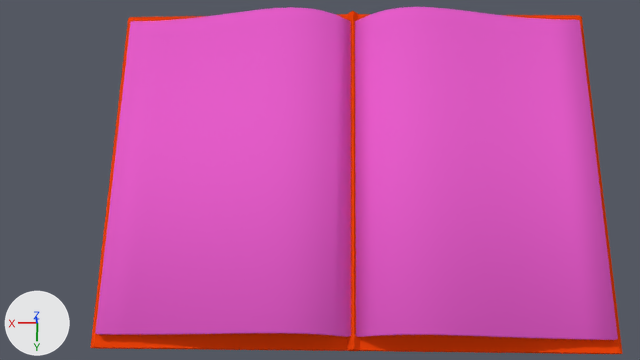
What one commit did to the Blender file Prototypes/Buch/buch_neu_comb.blend.
Camera for both pictures: the file's camera 'Camera'. Every picture has the same lights, and +X, +Y and +Z are marked at lower left.

Script lines for the objects in view, before the commit:
```python
mat_material = diffuse_material('Material')
mat_material.base_color = (0.8, 0.111, 0.597)  # pink #e75ecb
me_plane = bpy.data.meshes.new('Plane')
me_plane.from_pydata(...)  # 375 vertices, 323 faces, 2 loose edges; spans x -3.1..1.1, y -1.0..1.0, z 0.0..0.41
# faces by material slot: [119, 204]
me_plane.materials.append(mat_material_001)  # orange #e7430b
me_plane.materials.append(mat_material)  # its picture is missing
ob_plane = bpy.data.objects.new('Plane', me_plane)
ob_plane.location = (1.0, 1.5, 0.0)
ob_plane.scale = (1.0, 1.5, 1.0)
```
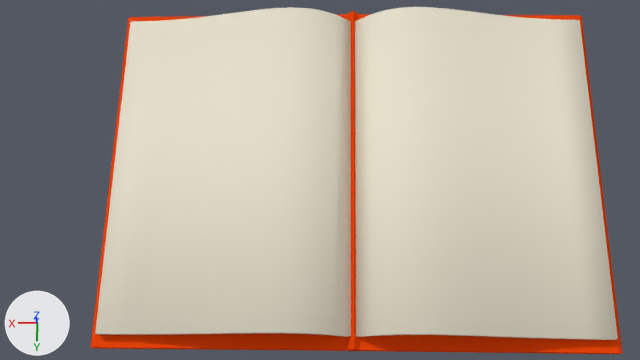
What differs and where, as boxes [x1, y1, x2, y2] in the pictures (640 x 360 px):
'Plane', recoloured (pink to white): [92, 7, 621, 343] in both

What the commit changed:
Material 'Material' (mat_material) changes colour from pink #e75ecb to white #e7e1cd; in linear values from (0.8, 0.111, 0.597) to (0.8, 0.75, 0.61).
